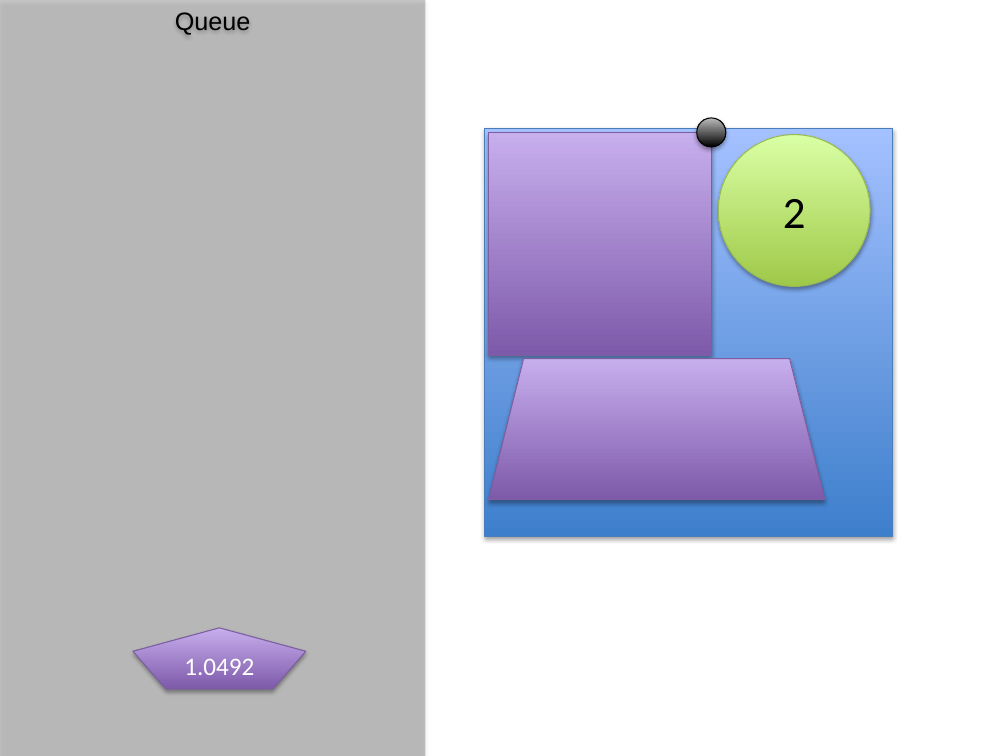
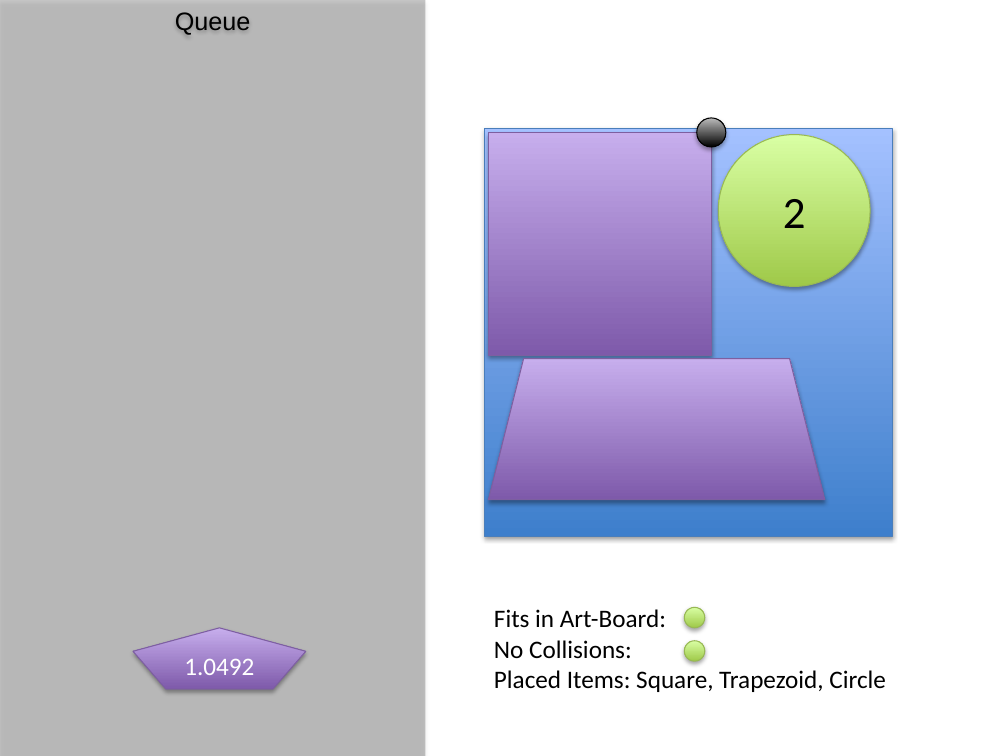
Before and after one commit to StJohn3D/santaCode2014, a slide deck: slide 10 of SantaCode_2014_StJohn.pptx. Drawn at 1008x756 pixels with LibreOffice and Linux fonts; fonts in the diff are those of the drawing. Boxes give left, top, right and bottom in pixels: in the first picture for what was removed or moved away, otherwise in the second. Text is boxed around its words. In the diff, an @@ line names an element or a change of style, - is before the commit and + after.

```diff
--- a/SantaCode_2014_StJohn.pptx
+++ b/SantaCode_2014_StJohn.pptx
@@ text added at <box>494,609,886,692</box>, 18 pt, text #000000 @@
+Fits in Art-Board:
+No Collisions:
+Placed Items: Square, Trapezoid, Circle
@@ ellipse added at <box>684,608,705,628</box>, fill gradient #A0CA4A to #DAFFA5, outline #98B955 0.75 pt @@
@@ ellipse added at <box>684,641,705,661</box>, fill gradient #A0CA4A to #DAFFA5, outline #98B955 0.75 pt @@
```
Also in this commit, not shown: 12 other slides changed.
